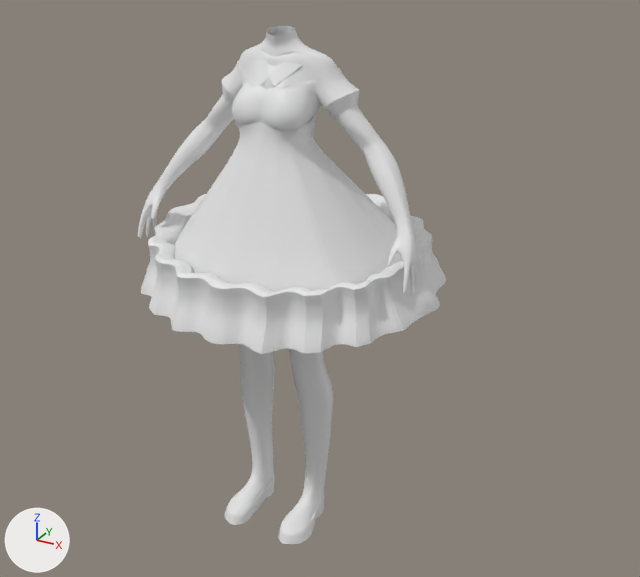
The Blender file SeamstressBlender/Seamstress.blend: old version first, new version second.
Both versions are drawn from a 50 mm lens placed at (3.43, -5.65, 2.51), pointed at (0.08, 0.44, -0.54). The lights are fixed; the arrows at lower left show +X, +Y and +Z.

In view in the first picture: 'Body', 'Body.002', 'Dress1', 'Dress1.001', 'Dress1.002', 'Shoe'.
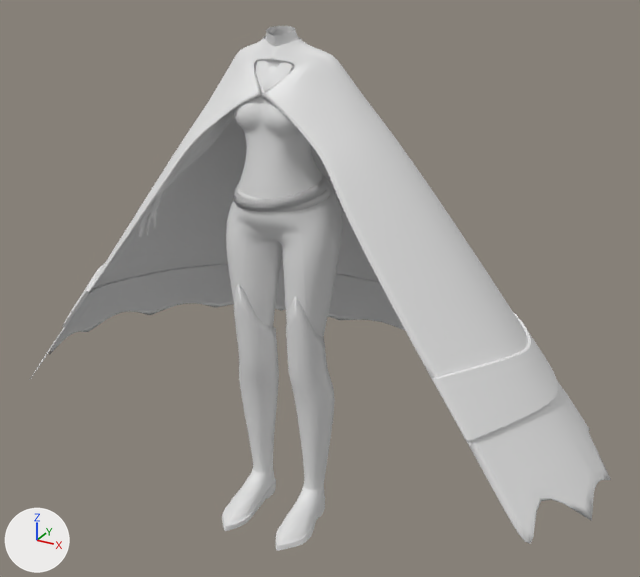
Edits to the bpy script that builds the scene:
```text
Change me_sphere_001:
    used by ob_dress1; location = (0.0, 0.0, 2.012); scale = (0.252, 0.252, 0.252)
    remove me_sphere_001.from_pydata(...)  # 407 vertices, 247 faces; spans x 0.0..2.27, y -1.3..0.93, z -4.51..-2.45
    add me_sphere_001.from_pydata(...)  # 410 vertices, 262 faces; spans x 0.0..1.84, y -1.36..1.27, z -6.54..-2.42
    me_sphere_001 part 1: 30 vertices moved from x 0.0..1.68, y -0.32..0.77, z -3.54..-2.45 to x 0.0..1.67, y -0.33..0.76, z -3.4..-2.42; 70 vertices removed from x 1.01..2.27, y -0.53..0.93, z -3.85..-2.76; 4 vertices added at x 1.04..1.24, y -0.33..-0.2, z -2.88..-2.76
    me_sphere_001 part 2: 1 vertex removed from x 0.0, y 0.51, z -4.51; 77 vertices added at x 0.0..1.5, y -1.36..1.27, z -6.54..-4.5
    me_sphere_001 part 3: 3 vertices moved from x 0.0..0.18, y -0.91..-0.83, z -3.07..-2.94 to x 0.0..0.17, y -0.92..-0.83, z -3.07..-2.94; 9 vertices removed from x 0.0..0.16, y -0.92..-0.81, z -3.05..-2.94; 2 vertices added at x 0.0..0.14, y -0.97..-0.93, z -3.17..-3.07
    me_sphere_001 part 4: 176 kept faces spanning x 0.0..1.84, y -1.3..0.82, z -4.51..-2.42 are now shaded smooth
Change me_sphere_005:
    used by ob_dress1_001; location = (0.0, 0.0, 2.012); scale = (0.252, 0.252, 0.252)
    remove me_sphere_005.from_pydata(...)  # 268 vertices, 236 faces; spans x 0.0..4.32, y -3.21..4.01, z -9.35..-3.24
    add me_sphere_005.from_pydata(...)  # 144 vertices, 72 faces; spans x -1.45..1.31, y -1.09..1.01, z -6.63..-5.76
    me_sphere_005 part 6: 268 vertices removed from x 0.0..4.32, y -3.21..4.01, z -9.35..-3.24; 144 vertices added at x -1.45..1.31, y -1.09..1.01, z -6.63..-5.76
    me_sphere_005 part 7: the surface is now shaded smooth
Change me_sphere_006:
    used by ob_shoe; location = (0.0, 0.0, 2.012); scale = (0.252, 0.252, 0.252)
    remove me_sphere_006.from_pydata(...)  # 111 vertices, 106 faces; spans x 0.64..1.66, y -2.15..0.47, z -17.82..-17.14
    add me_sphere_006.from_pydata(...)  # 279 vertices, 274 faces; spans x 0.32..1.84, y -2.56..0.7, z -17.83..-9.12
    me_sphere_006 part 5
    26 faces are deleted
    4 vertices in x 0.83..1.31, y -2.05..-2.0, z -17.82..-17.65 move by (0.0, -0.09, 0.0)
    3 vertices in x 0.68..1.55, y -1.18..-1.07, z -17.45..-17.17 move by (-0.01, 0.06, 0.02)
    15 vertices move from x 0.65..1.57, y -2.15..-1.13, z -17.82..-17.14 to x 0.68..1.55, y -2.56..-1.07, z -17.83..-17.12
    168 vertices are added at x 0.32..1.84, y -2.5..0.7, z -17.83..-9.12
    194 new faces join them
Change ob_dress1:
    where _m = ob_dress1.modifiers.new('Subdivision', 'SUBSURF')
    remove _m.levels = 3
    add _m = ob_dress1.modifiers.new('Shrinkwrap', 'SHRINKWRAP')
    add _m.target = ob_body
    add _m.offset = 0.02
    where _m = ob_dress1.modifiers.new('Solidify', 'SOLIDIFY')
    remove _m.thickness = 0.03
Change ob_dress1_001:
    remove _m = ob_dress1_001.modifiers.new('Mirror', 'MIRROR')
    remove _m.use_clip = True
    remove _m.merge_threshold = 0.082
    remove _m = ob_dress1_001.modifiers.new('Subdivision', 'SUBSURF')
    remove _m.levels = 2
    add _m = ob_dress1_001.modifiers.new('Shrinkwrap', 'SHRINKWRAP')
    add _m.wrap_mode = 'ABOVE_SURFACE'
    add _m.target = ob_body
    add _m.offset = 0.03
    where _m = ob_dress1_001.modifiers.new('Solidify', 'SOLIDIFY')
    add _m.thickness = 0.03
    add _m.vertex_group = 'higher'
    add _m = ob_dress1_001.modifiers.new('Solidify.001', 'SOLIDIFY')
    add _m.vertex_group = 'lower'
Remove ob_dress1_002:
    ob_dress1_002 = bpy.data.objects.new('Dress1.002', me_sphere_004)
Add ob_cylinder:
    ob_cylinder = bpy.data.objects.new('Cylinder', me_cylinder_001)  # 457 vertices, 418 faces; spans x -5.57..5.57, y -1.56..4.04, z -5.76..1.1; modifiers SOLIDIFY, SUBSURF
    ob_cylinder.location = (0.0, 0.0, 1.072)
    ob_cylinder.scale = (0.477, 0.477, 0.477)
```

Changed parts and their boxes [x1, y1, x2, y2] in the pictures (640 x 577 px; the box of a moved part takes in the faces that stretch with it):
'Cylinder', added
    after: [30, 36, 611, 544]
'Dress1.001', reshaped, modifiers changed
    before: [174, 105, 402, 292]
    after: [233, 173, 333, 212]
'Dress1.002', deleted
    before: [141, 194, 446, 354]
'Shoe', reshaped (12% wider, 284% taller)
    before: [224, 475, 325, 544]
    after: [222, 283, 335, 551]
'Dress1', reshaped, modifiers changed
    before: [222, 61, 359, 132]
    after: [233, 87, 333, 199]
part 1 of me_sphere_001, cut back
    before: [222, 68, 359, 117]
part 2 of me_sphere_001, built on
    after: [238, 131, 333, 199]
part 3 of me_sphere_001, cut back
    before: [251, 86, 278, 96]
    after: [259, 87, 265, 100]
part 4 of me_sphere_001, shading changed
    before: [232, 61, 336, 132]
    after: [233, 98, 305, 139]
part 5 of me_sphere_006, built on
    before: [224, 484, 324, 544]
    after: [222, 283, 335, 551]
part 6 of me_sphere_005, moved or reshaped
    before: [174, 105, 402, 292]
    after: [233, 173, 333, 212]
